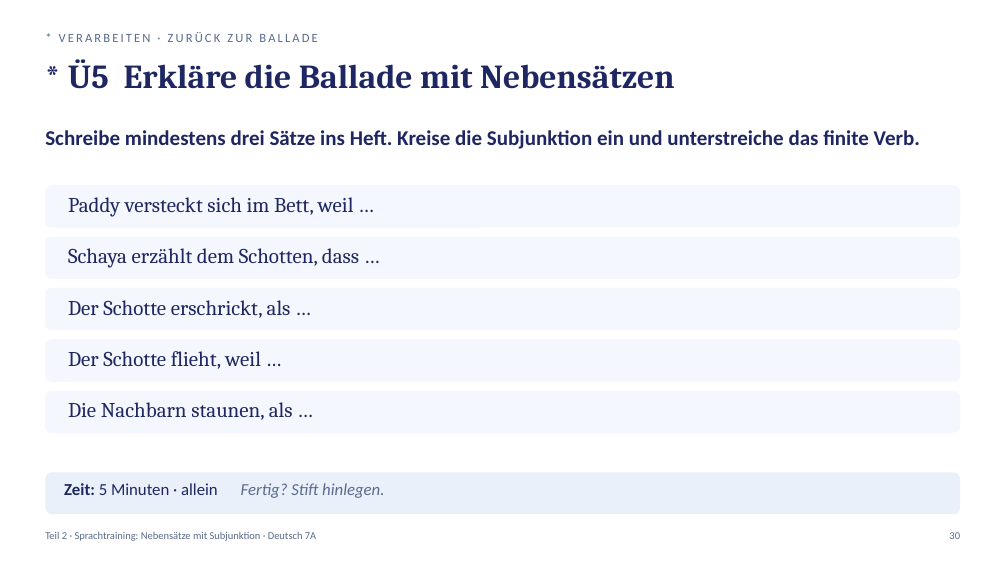
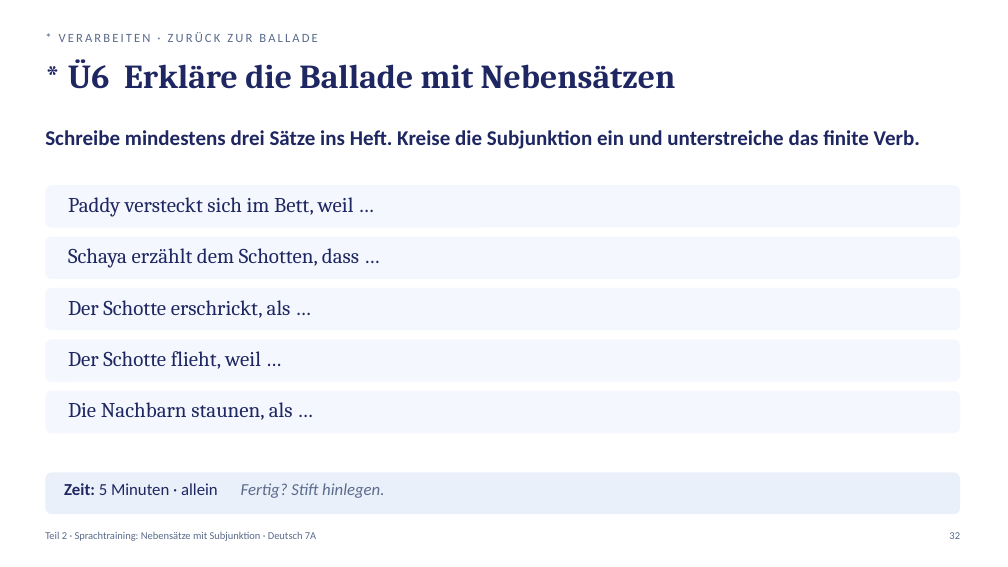
Before and after one commit to golzkonstantin-gif/Schule, a slide deck: slide 32 of Deutsch_7A/Balladen/Woche2/Mittwoch_04-11_Deutsch_7A.pptx (slide 30 before the commit). Drawn at 1008x567 pixels with LibreOffice and Linux fonts; fonts in the diff are those of the drawing. Boxes give left, top, right and bottom in pixels: in the first picture for what was removed or moved away, otherwise in the second. Text is boxed around its words. In the diff, an @@ line names an element or a change of style, - is before the commit and + after.

```diff
--- a/Deutsch_7A/Balladen/Woche2/Mittwoch_04-11_Deutsch_7A.pptx
+++ b/Deutsch_7A/Balladen/Woche2/Mittwoch_04-11_Deutsch_7A.pptx
@@ text at bbox=[68, 59, 676, 89]: text changed @@
-* Ü5 Erkläre die Ballade mit Nebensätzen
+* Ü6 Erkläre die Ballade mit Nebensätzen
@@ text at bbox=[949, 532, 960, 539]: text changed @@
-30
+32
```
Also in this commit, not shown: 25 other slides changed, 4 slides added, 2 slides removed, 24 other files.
